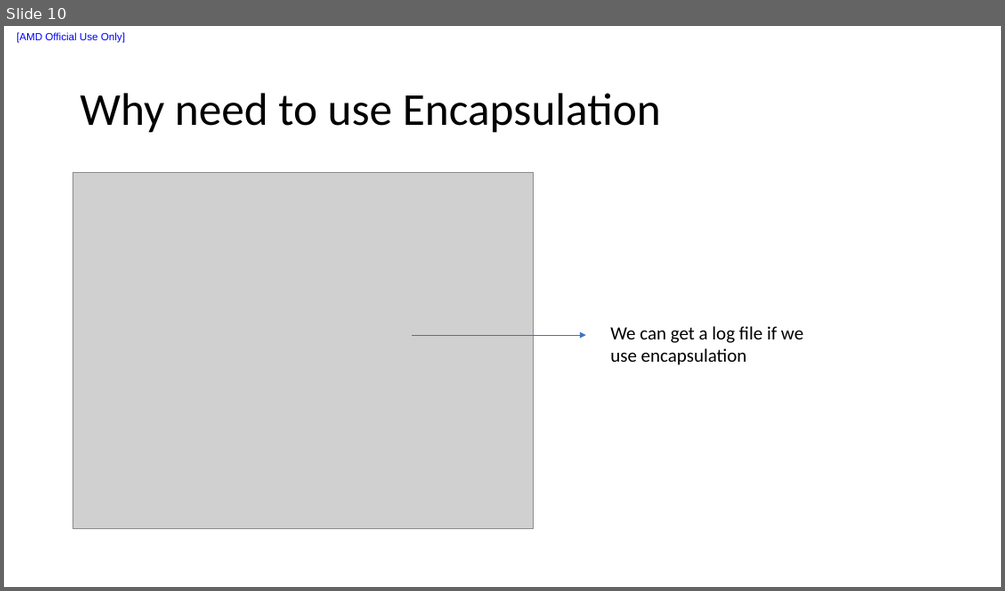
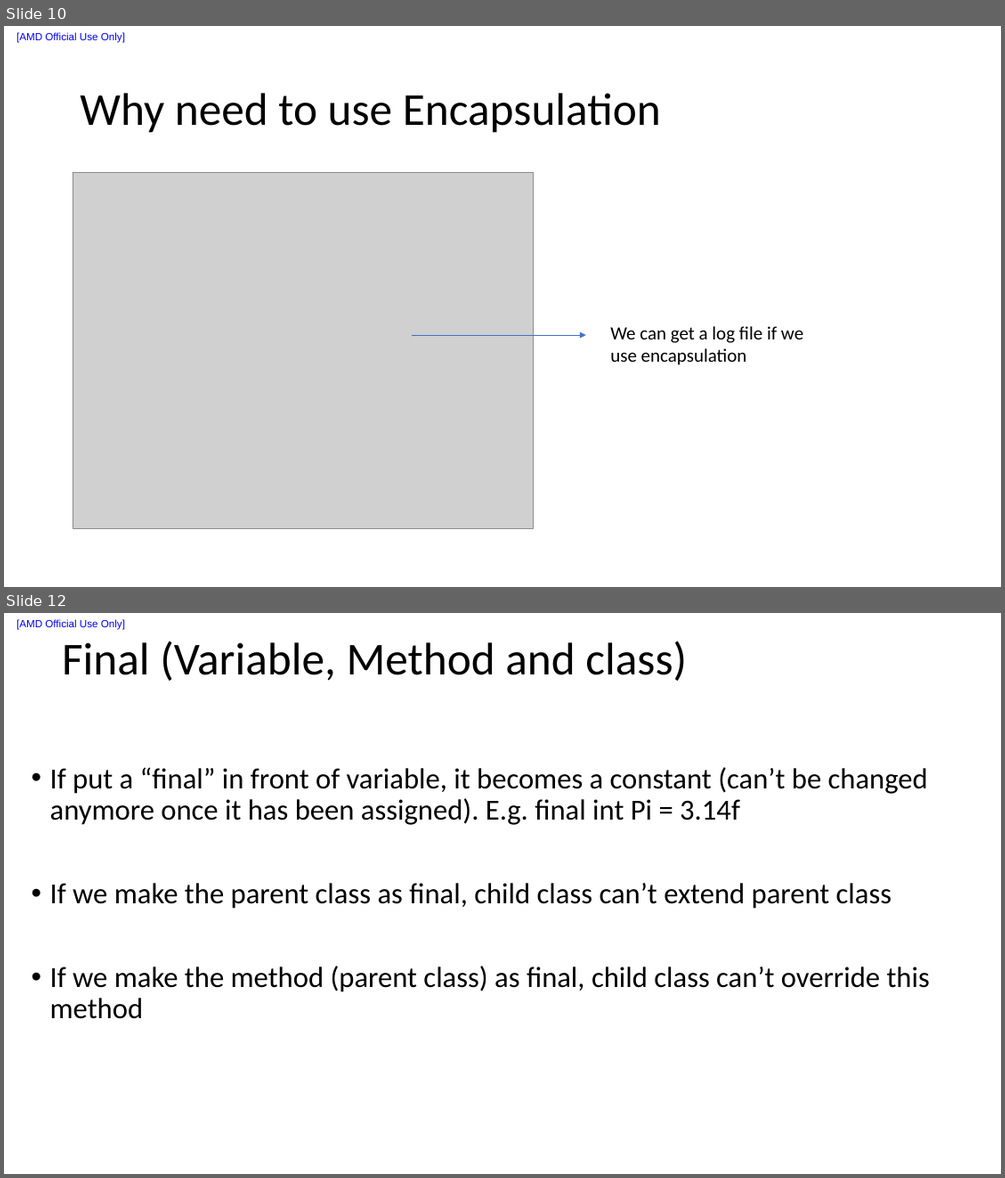
Before and after one commit to liuxu-github-ui/Java, a slide deck: Java_notes.pptx. Shown one above the other, each under a label of ours: slide 10 before the commit, slides 10 and 12 after it; the slides between them are not shown. The pictures are 1005x591 and 1005x1178 pixels, drawn with LibreOffice and Linux fonts; fonts in the diff are those of the drawing; grey boxes stand for pictures. Boxes give left, top, right and bottom in pixels: in the first picture for what was removed or moved away, otherwise in the second. Text is boxed around its words. In the diff, an @@ line names an element or a change of style, - is before the commit and + after.

```diff
--- a/Java_notes.pptx
+++ b/Java_notes.pptx
@@ slide 12 added at bbox=[4, 613, 1001, 1174], background #FFFFFF; not listed: 1 template element that a slide beside it also shows @@
@@ title added at bbox=[62, 641, 687, 681], 44 pt, text #000000 @@
+Final (Variable, Method and class)
@@ text added at bbox=[50, 767, 930, 1019], 28 pt, text #000000 @@
+• If put a “final” in front of variable, it becomes a constant (can’t be changed anymore once it has been assigned). E.g. final int Pi = 3.14f
+• If we make the parent class as final, child class can’t extend parent class
+• If we make the method (parent class) as final, child class can’t override this method
```
Also in this commit, not shown: 1 slide changed.
